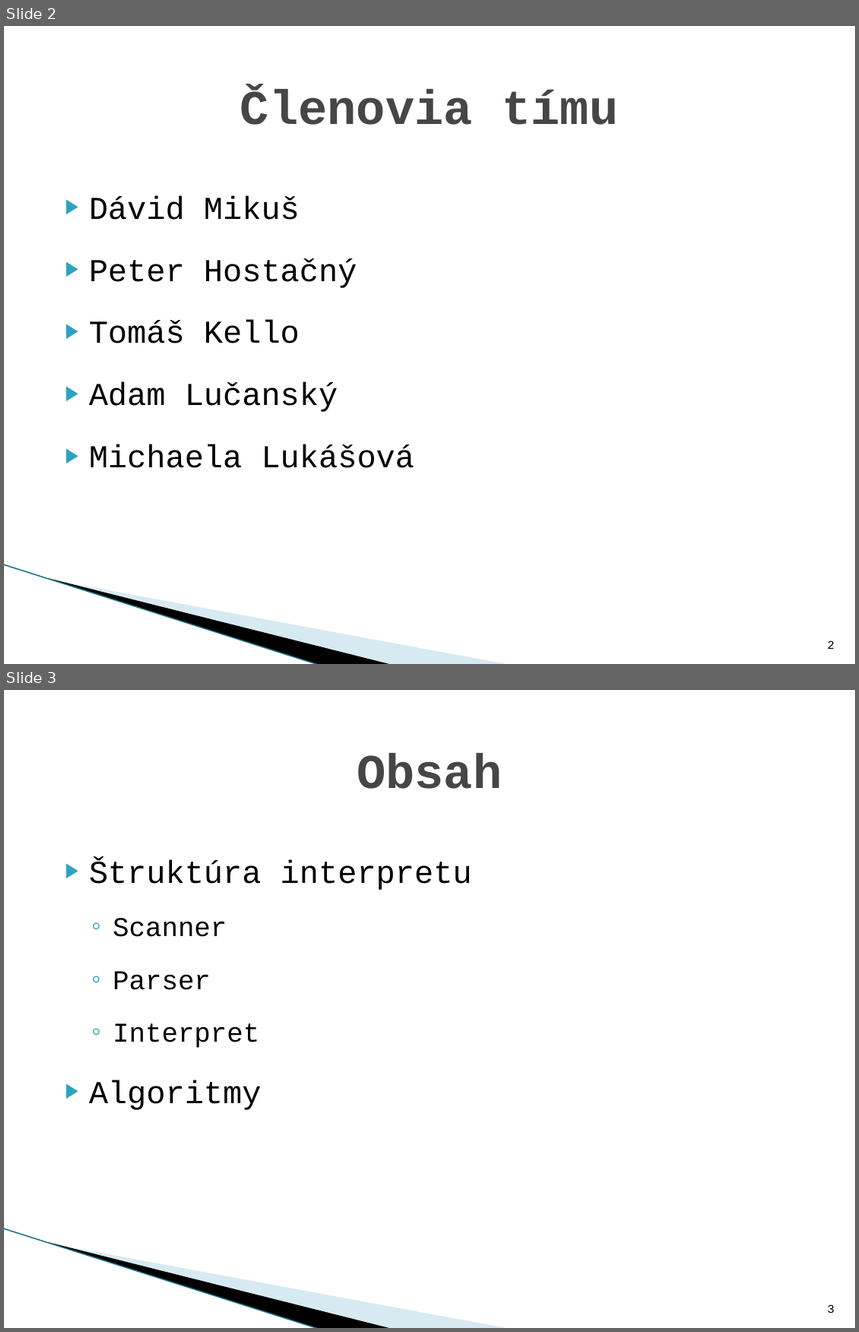
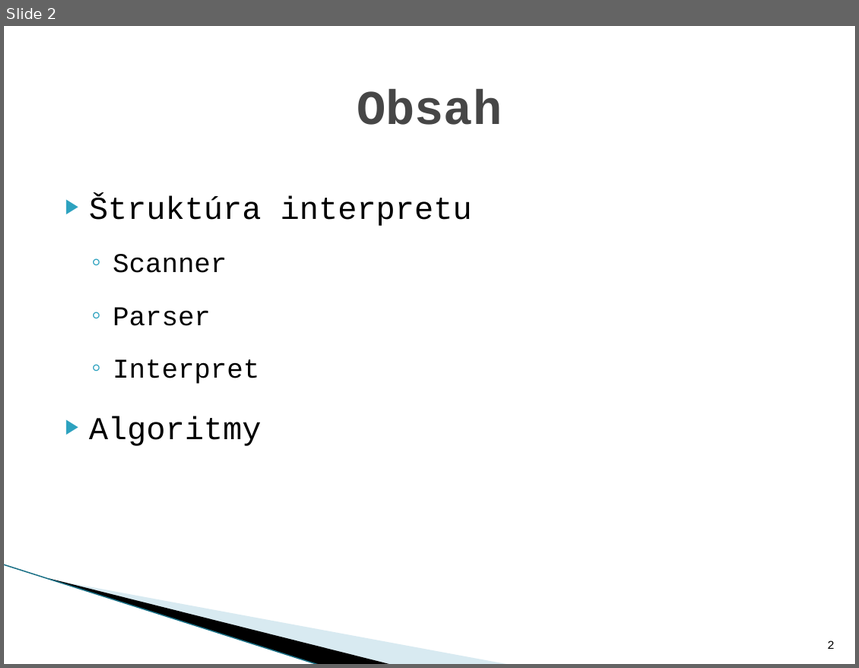
Before and after one commit to Dasio/IFJ, a slide deck: obhajoba/ifj_prezentacia.pptx. Shown one above the other, each under a label of ours: slides 2 and 3 before the commit, slide 2 after it. The pictures are 859x1332 and 859x668 pixels, drawn with LibreOffice and Linux fonts; fonts in the diff are those of the drawing; background and template pictures are left out. Boxes give left, top, right and bottom in pixels: in the first picture for what was removed or moved away, otherwise in the second. Text is boxed around its words. In the diff, an @@ line names an element or a change of style, - is before the commit and + after.

```diff
--- a/obhajoba/ifj_prezentacia.pptx
+++ b/obhajoba/ifj_prezentacia.pptx
@@ slide 2 removed at box(4, 26, 855, 664), background #FFFFFF; not listed: 3 template elements that a slide beside it also shows @@
@@ title removed at box(240, 89, 618, 125) @@
-Členovia tímu
@@ text removed at box(89, 195, 415, 468) @@
-▶ Dávid Mikuš
-▶ Peter Hostačný
-▶ Tomáš Kello
-▶ Adam Lučanský
-▶ Michaela Lukášová
@@ page number removed at box(828, 641, 835, 649) @@
-2
@@ what was slide 3 is now slide 2 @@
@@ page number at box(828, 641, 835, 649): text changed @@
-3
+2
```
Also in this commit, not shown: 2 slides changed, 1 other file.
